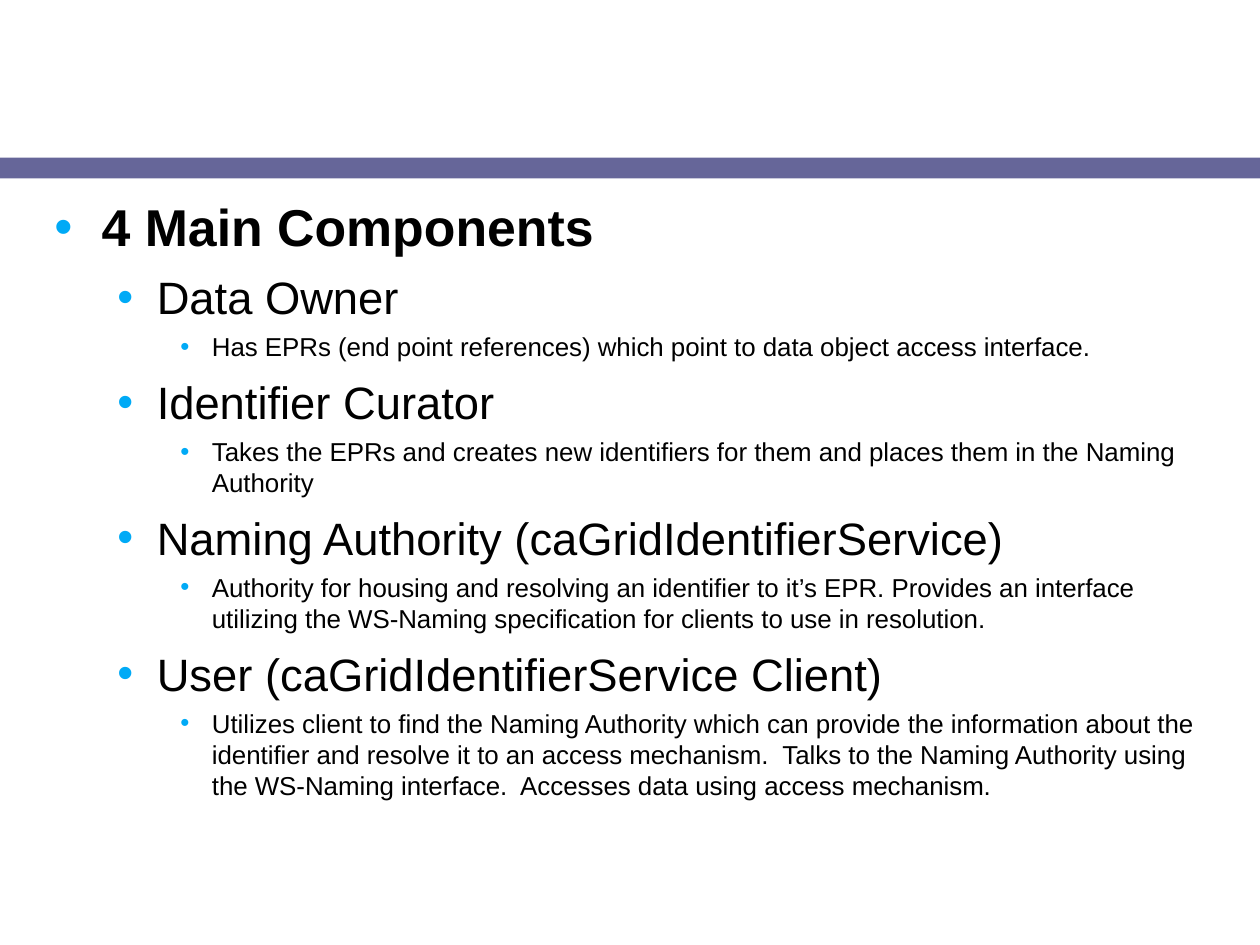
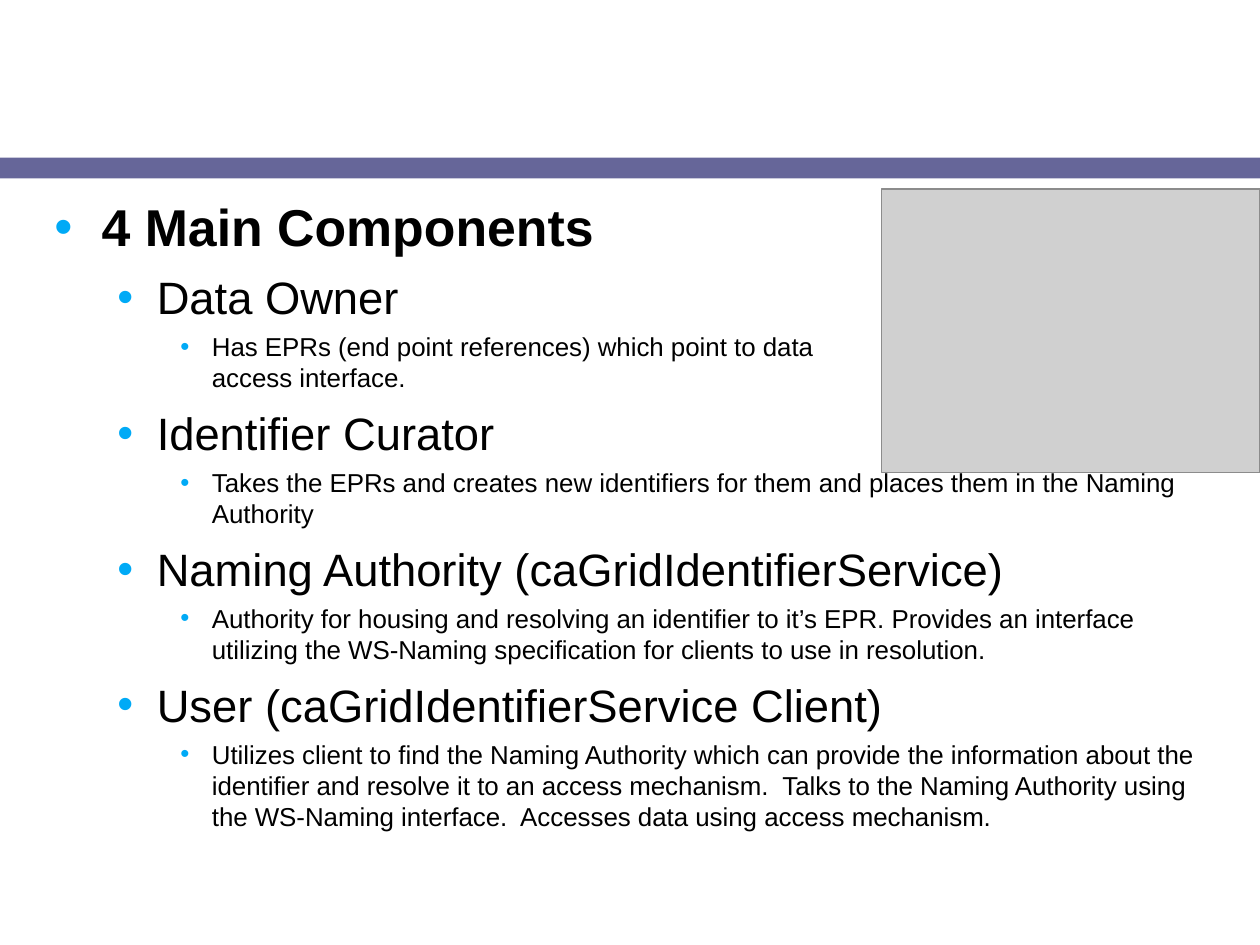
Before and after one commit to NCIP/cagrid-docs, a slide deck: slide 3 of presentations/200708_VCDE_ARCH/20070807_Day2_caGrid-Concept-ID-Arch.ppt (slide 4 before the commit). Drawn at 1260x945 pixels with LibreOffice and Linux fonts; fonts in the diff are those of the drawing; grey boxes stand for pictures; background and template pictures are left out. Boxes give left, top, right and bottom in pixels: in the first picture for what was removed or moved away, otherwise in the second. Text is boxed around its words. In the diff, an @@ line names an element or a change of style, - is before the commit and + after.

```diff
--- a/presentations/200708_VCDE_ARCH/20070807_Day2_caGrid-Concept-ID-Arch.ppt
+++ b/presentations/200708_VCDE_ARCH/20070807_Day2_caGrid-Concept-ID-Arch.ppt
@@ text "4 Main Components" rewrapped from (x1=102, y1=208, x2=1193, y2=801) to (x1=102, y1=208, x2=1193, y2=832) @@
@@ picture added at (x1=882, y1=189, x2=1260, y2=472) @@
```
Also in this commit, not shown: 3 slides added, 2 slides removed.
